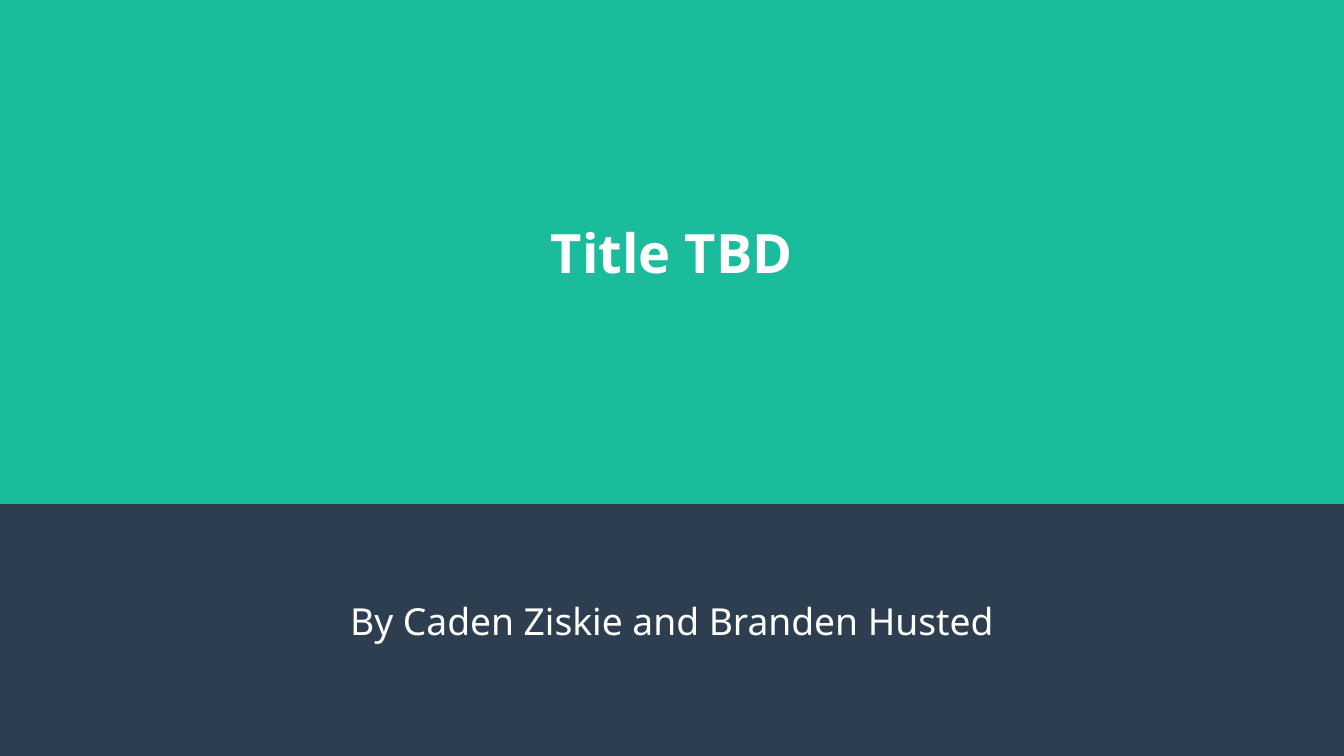
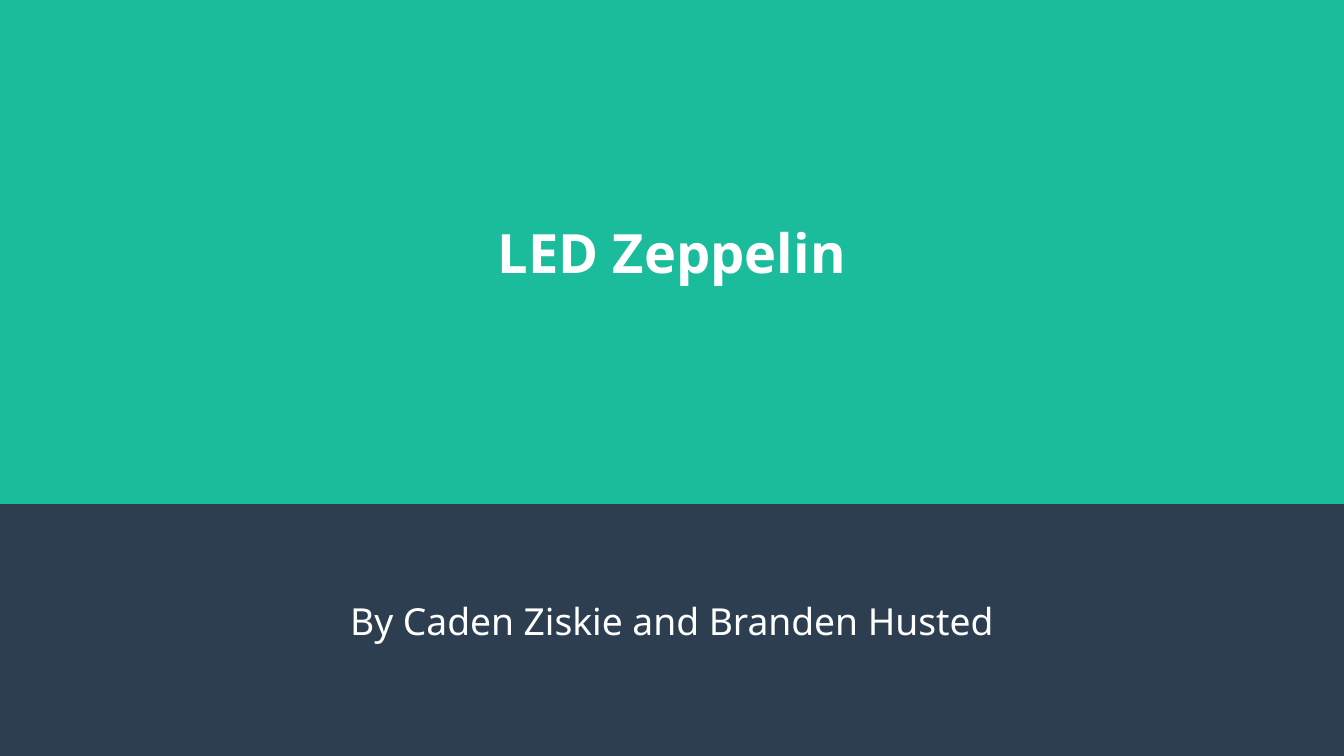
Before and after one commit to brandenHusted/AudioSpectrumVisualizer, a slide deck: slide 1 of otherDelivarables/PresentationSlides.odp. Drawn at 1344x756 pixels with LibreOffice and Linux fonts; fonts in the diff are those of the drawing. Boxes give left, top, right and bottom in pixels: in the first picture for what was removed or moved away, otherwise in the second. Text is boxed around its words. In the diff, an @@ line names an element or a change of style, - is before the commit and + after.

```diff
--- a/otherDelivarables/PresentationSlides.odp
+++ b/otherDelivarables/PresentationSlides.odp
@@ title at box(498, 231, 846, 286): text changed @@
-Title TBD
+LED Zeppelin
```
Also in this commit, not shown: 3 other slides changed.
